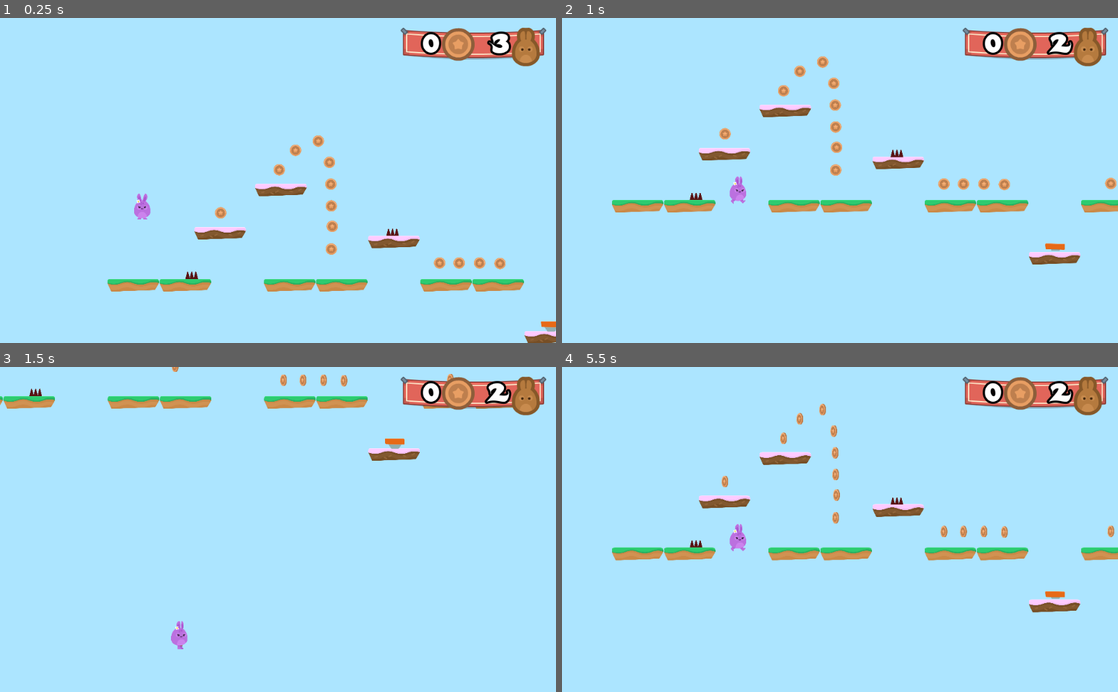
Above: before the commit, frames 1-4 (two rows, left to right).
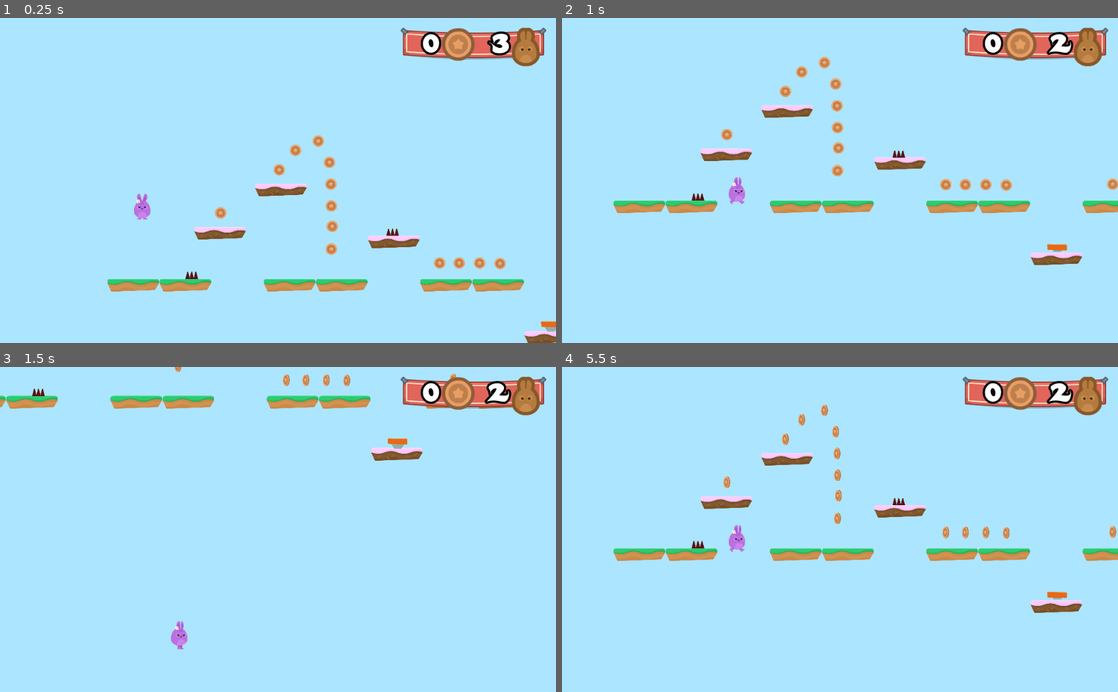
Above: after the commit, the same moments.

Repository: jruizluque/Godot2D_HoppyDays_3.1
Game: Godot game, scene res://Levels/Level1.tscn
The game is run twice, just before and just after one commit, with the same random seed, the same clock (stepped at 60 frames per second) and the same inputs.
Inputs (mouse positions are in pixels of both pictures, inside the frame that each line leads up to):
- Up to frame 1 (0.25 s): no input
- Up to frame 2 (1 s): hold D (right) from 0.53 s (still down); tap W (jump) at 0.77 s
- Up to frame 3 (1.5 s): keep holding D (right)
- Up to frame 4 (5.5 s): tap W (jump) at 1.52, 3.77, 5.27 s; release D (right) at 2 s; click (745, 575) at 2 s; hold A (left) 2.78-3.53 s; hold D (right) 3.53-4.25 s; click (745, 575) at 4.25 s; hold D (right) from 5.03 s (still down)

Frame 1 is identical in both runs. In frame 2, 2.2% of the frame differs, in the area x 9-100%, y 11-77%; in frame 3, 0.8%; in frame 4, 2.3%, in the area x 9-100%, y 11-76%.

Commit message:
Bug Fixing is_on_floor()

Diff:
--- a/Player/Player.gd
+++ b/Player/Player.gd
@@ -22,7 +22,7 @@
 func apply_gravity():
 	if position.y > WORLD_LIMIT:
 		get_tree().call_group("Gamestate", "end_game")
-	if is_on_floor():
+	if is_on_floor() and motion.y > 0:
 		motion.y = 0
 	elif is_on_ceiling():
 		motion.y = 1
@@ -48,10 +48,10 @@
 func hurt():
 	position.y -= 1
 	yield(get_tree(), "idle_frame")
-	motion.y -= JUMP_SPEED
+	motion.y = -JUMP_SPEED
 	$PainSFX.play()
 
 func boost():
 	position.y -= 1
 	yield(get_tree(), "idle_frame")
-	motion.y -= JUMP_SPEED * BOOST_MULTIPLIER
+	motion.y = -JUMP_SPEED * BOOST_MULTIPLIER
